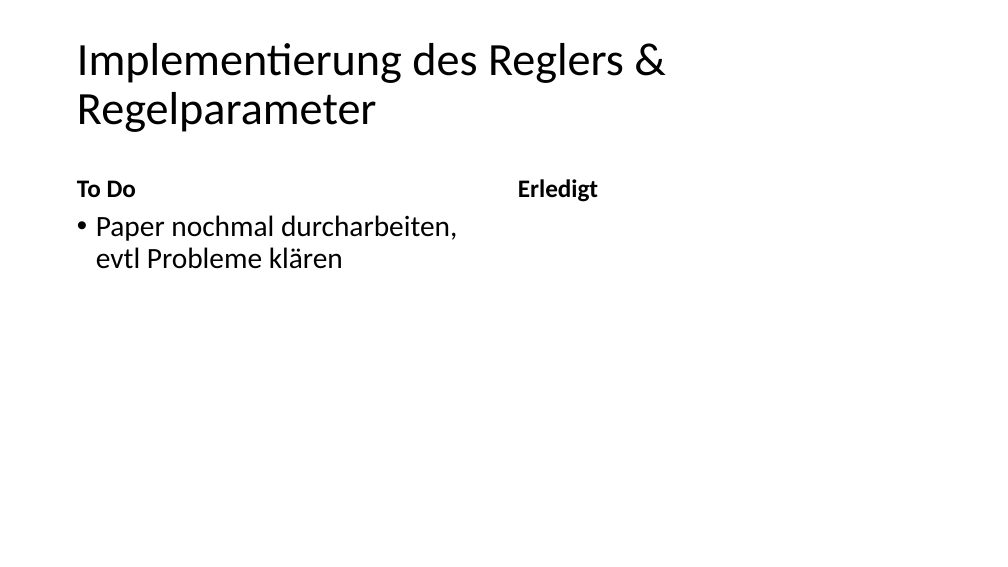
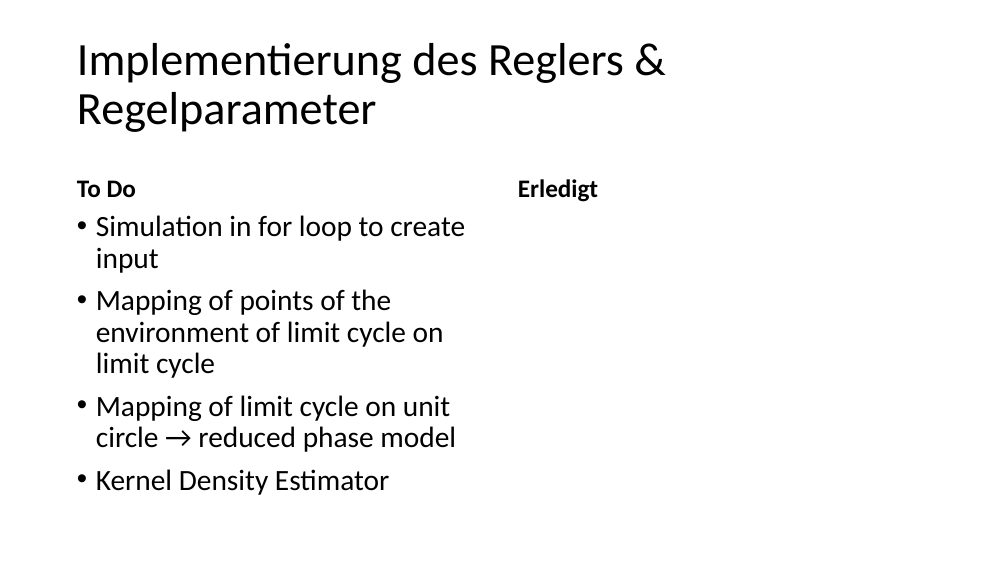
Before and after one commit to MD-cyb3/bachelor-thesis, a slide deck: slide 4 of Allgemeines/TimeLine.pptx. Drawn at 1008x567 pixels with LibreOffice and Linux fonts; fonts in the diff are those of the drawing. Boxes give left, top, right and bottom in pixels: in the first picture for what was removed or moved away, otherwise in the second. Text is boxed around its words. In the diff, an @@ line names an element or a change of style, - is before the commit and + after.

Commit message:
Updated TimeLine
Added to-do list for controller

```diff
--- a/Allgemeines/TimeLine.pptx
+++ b/Allgemeines/TimeLine.pptx
@@ text at <box>96,215,465,495</box>: text changed @@
-• Paper nochmal durcharbeiten, evtl Probleme klären
+• Simulation in for loop to create input
+• Mapping of points of the environment of limit cycle on limit cycle
+• Mapping of limit cycle on unit circle → reduced phase model
+• Kernel Density Estimator
```
